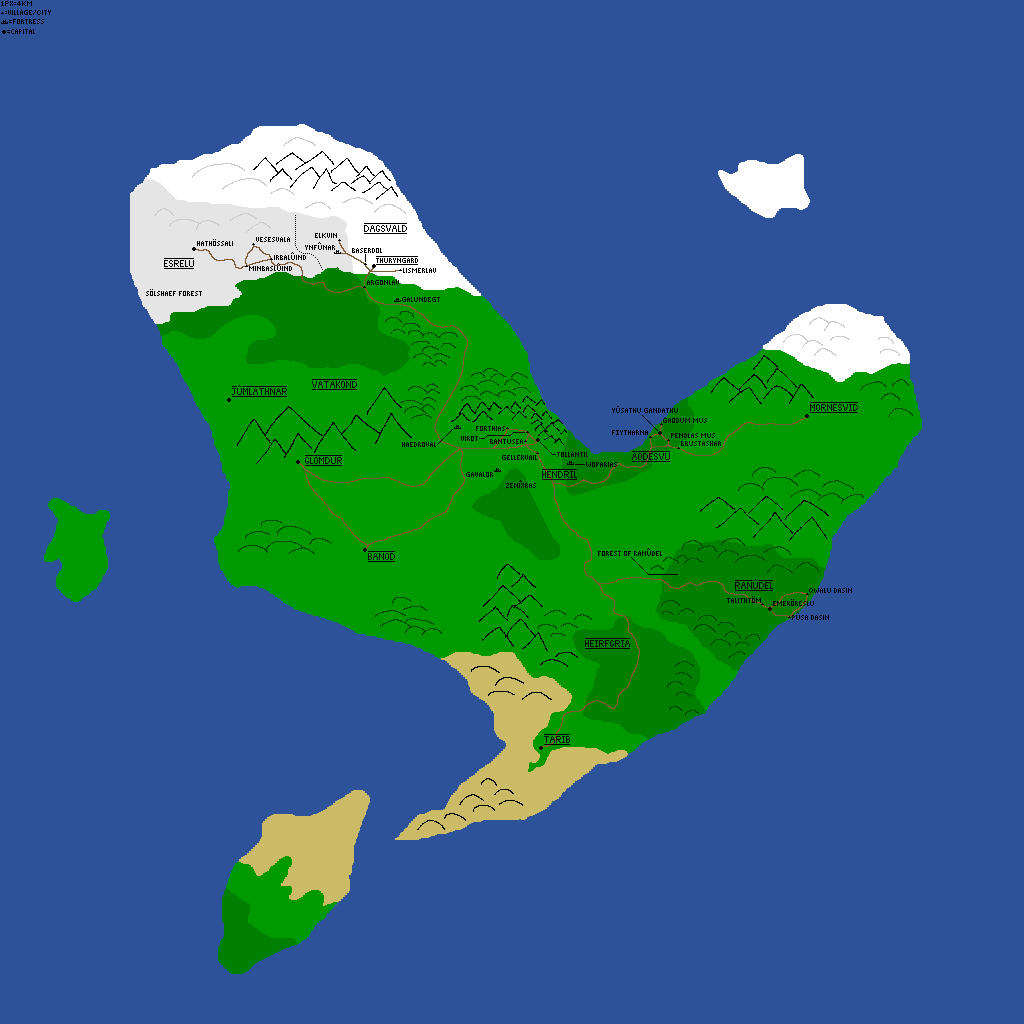
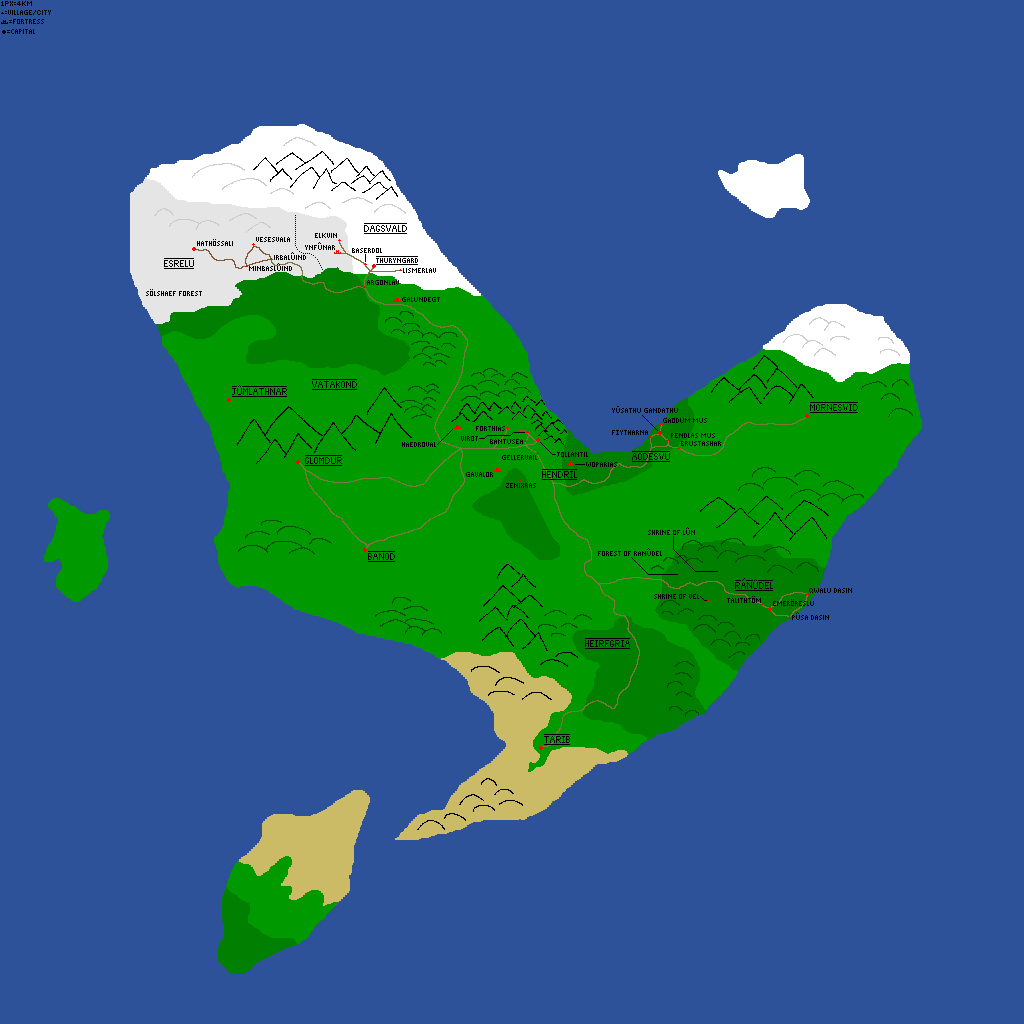
Before/after of a 1024 x 1024 layered artwork. What changed in the layer stack:
painted on "names" over [648,423,809,601]
painted on "roads" over [271,241,808,747]
painted on "Background" over [192,239,809,750]
